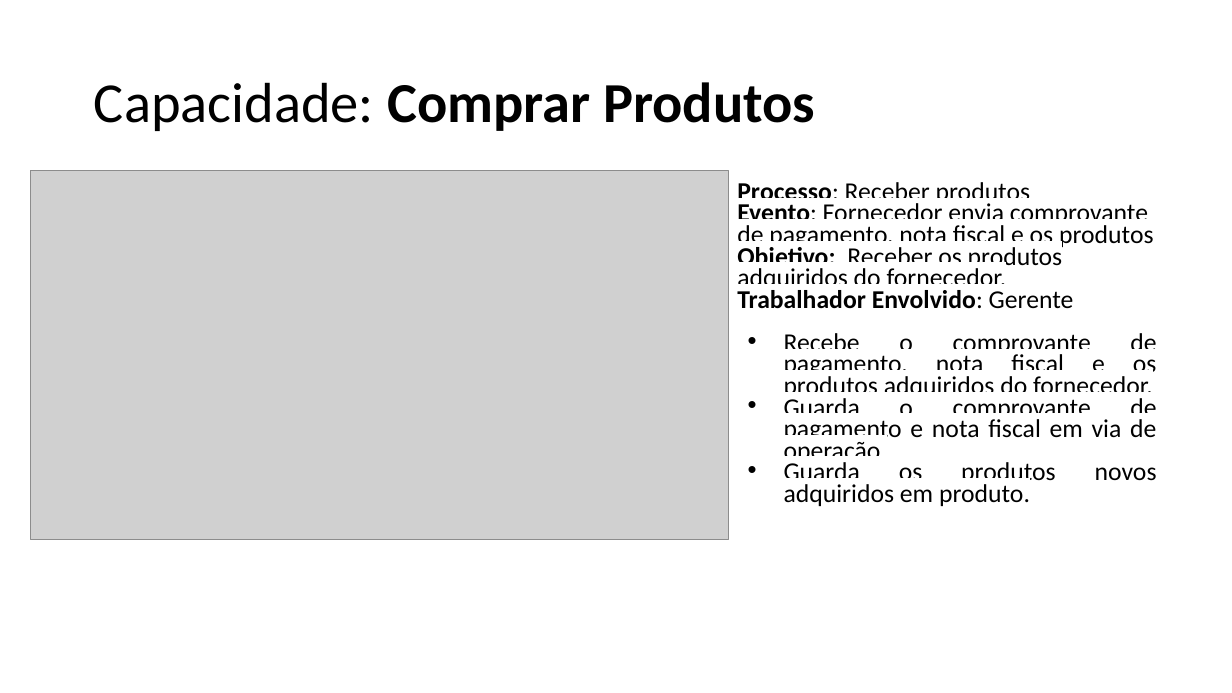
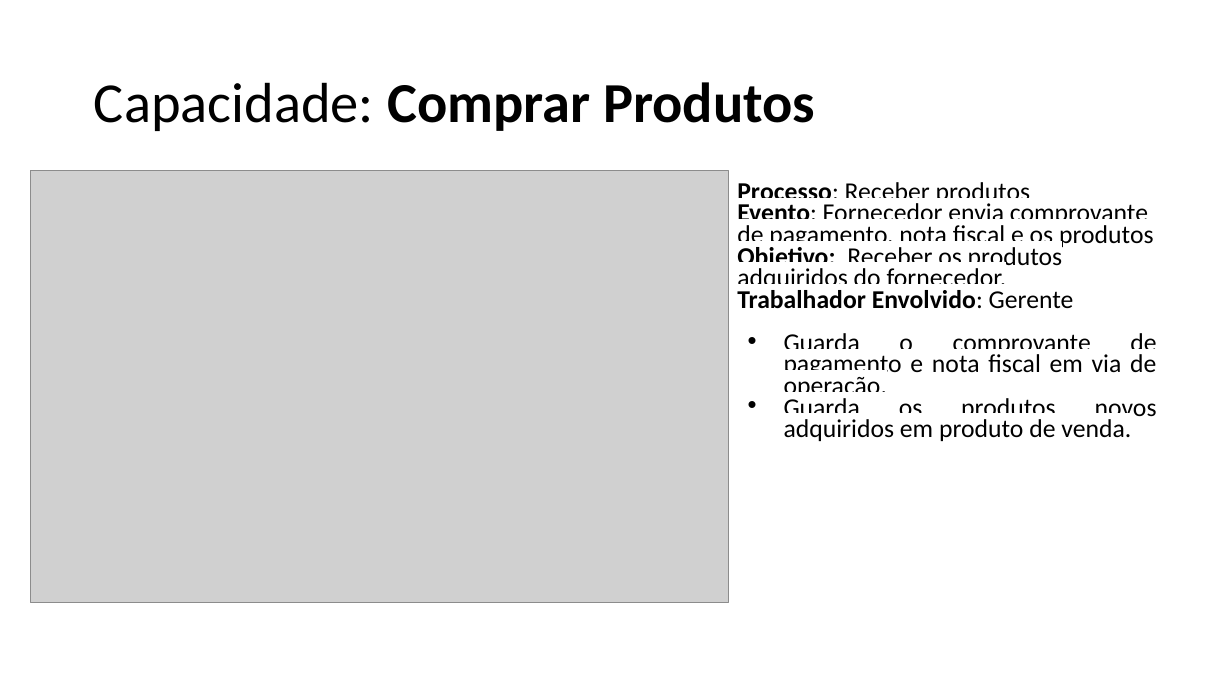
Before and after one commit to emersonsoaresdasilva/projeto-ope, a slide deck: slide 18 of 18-Descrição dos Processos de Negócio.pptx. Drawn at 1232x693 pixels with LibreOffice and Linux fonts; fonts in the diff are those of the drawing; grey boxes stand for pictures. Boxes give left, top, right and bottom in pixels: in the first picture for what was removed or moved away, otherwise in the second. Text is boxed around its words. In the diff, an @@ line names an element or a change of style, - is before the commit and + after.

```diff
--- a/18-Descrição dos Processos de Negócio.pptx
+++ b/18-Descrição dos Processos de Negócio.pptx
@@ picture: place and size @@
-picture at (30, 171, 728, 540)
+picture at (30, 171, 728, 603)
@@ text at (784, 333, 1157, 400): paragraph removed @@
-• Recebe o comprovante de pagamento, nota fiscal e os produtos adquiridos do fornecedor.
@@ text at (784, 398, 1157, 441): text changed @@
-• Guarda os produtos novos adquiridos em produto.
+• Guarda os produtos novos adquiridos em produto de venda.
```
Also in this commit, not shown: 22 other slides changed, 13 other files.
